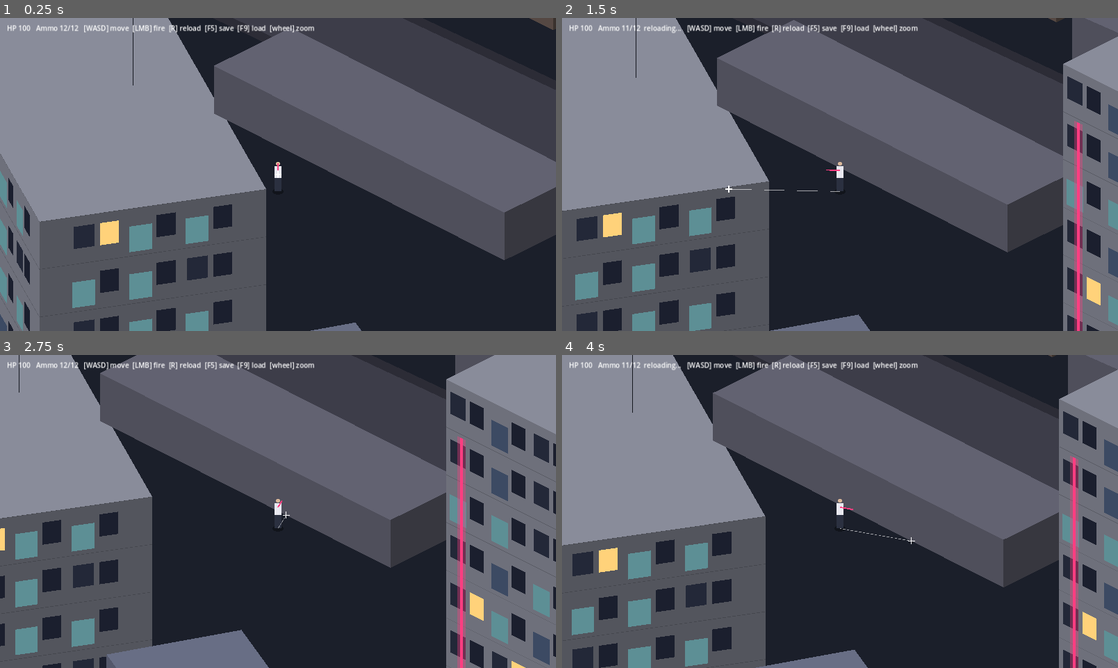
Above: before the commit, frames 1-4 (two rows, left to right).
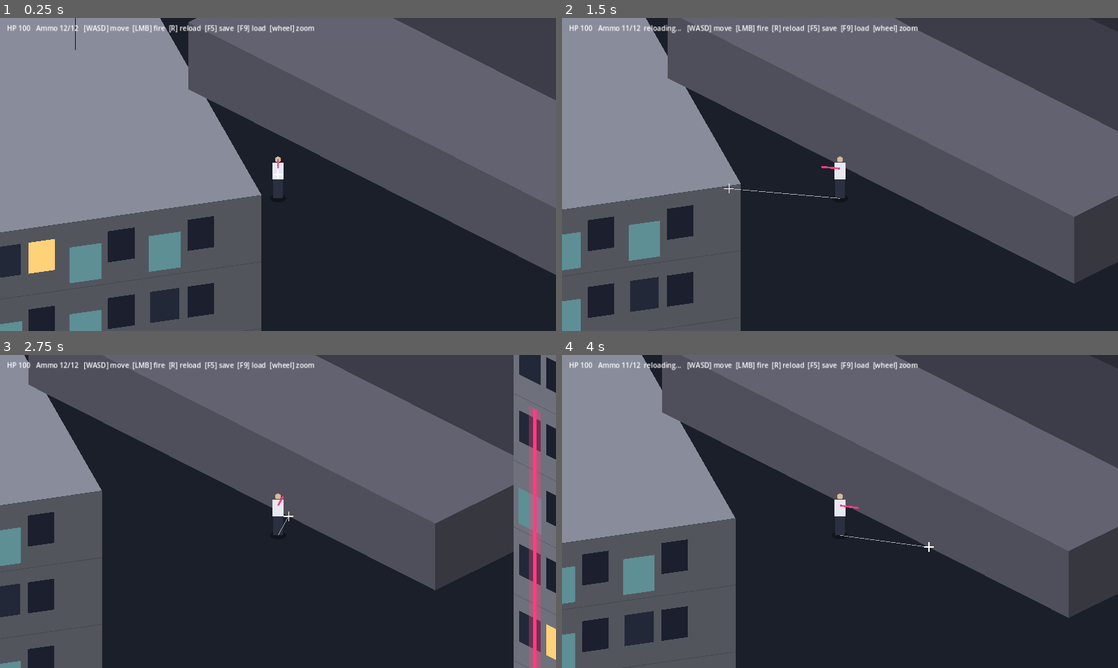
Above: after the commit, the same moments.

Repository: XI-Elf/Block-96
Game: Godot game, scene res://src/game/main.tscn
The game is run twice, just before and just after one commit, with the same random seed, the same clock (stepped at 60 frames per second) and the same inputs.
Inputs (mouse positions are in pixels of both pictures, inside the frame that each line leads up to):
- Up to frame 1 (0.25 s): no input
- Up to frame 2 (1.5 s): tap Enter at 0.5 s; move the mouse to (962, 158) at 0.52 s; hold D 0.53-1.28 s; hold R 0.53-1.28 s; click (962, 158) at 0.67 s; move the mouse to (728, 190) at 1.27 s; hold S from 1.28 s (still down); tap R at 1.35 s
- Up to frame 3 (2.75 s): move the mouse to (333, 442) at 2.02 s; release S at 2.03 s; hold D from 2.03 s (still down); hold R from 2.03 s (still down)
- Up to frame 4 (4 s): move the mouse to (812, 574) at 2.77 s; release D at 2.78 s; release R at 2.78 s; hold W 2.78-3.53 s; tap R at 2.85 s; click (812, 574) at 2.92 s; move the mouse to (1006, 558) at 3.52 s; hold A from 3.53 s (still down); hold R from 3.53 s (still down)

The runs differ from the first frame. In frame 1, 29% of the frame differs, in the area x 0-100%, y 0-100%; in frame 2, 33%; in frame 3, 39%; in frame 4, 34%.

Commit message:
Camera zoom 1.4 to match the owner's reference scale
Co-Authored-By: Claude Sonnet 5.5 <noreply@anthropic.com>
Claude-Session: https://claude.ai/code/session_01JTZd7UFpyre5XqY7AWcSHk

Diff:
--- a/src/game/main.gd
+++ b/src/game/main.gd
@@ -5,9 +5,9 @@
 const PLAYER_ID := 1
 const TRACER_TTL := 0.12
 const CHEST_M := 1.25 # weapon height
-const ZOOM_DEFAULT := 1.0
-const ZOOM_MIN := 0.5
-const ZOOM_MAX := 2.0
+const ZOOM_DEFAULT := 1.4
+const ZOOM_MIN := 0.6
+const ZOOM_MAX := 2.5
 
 var level: Level
 var state: GameState
@@ -42,7 +42,7 @@
 	overlay.draw.connect(_draw_overlay)
 	add_child(overlay)
 	camera = Camera2D.new()
-	camera.zoom = Vector2(ZOOM_DEFAULT, ZOOM_DEFAULT) # a human is ~70 px tall at 1.0
+	camera.zoom = Vector2(ZOOM_DEFAULT, ZOOM_DEFAULT) # at 1.4 a 4.5 m car is ~225 px long on the screen (matches the owner's reference)
 	add_child(camera)
 	var layer := CanvasLayer.new()
 	hud = Label.new()
